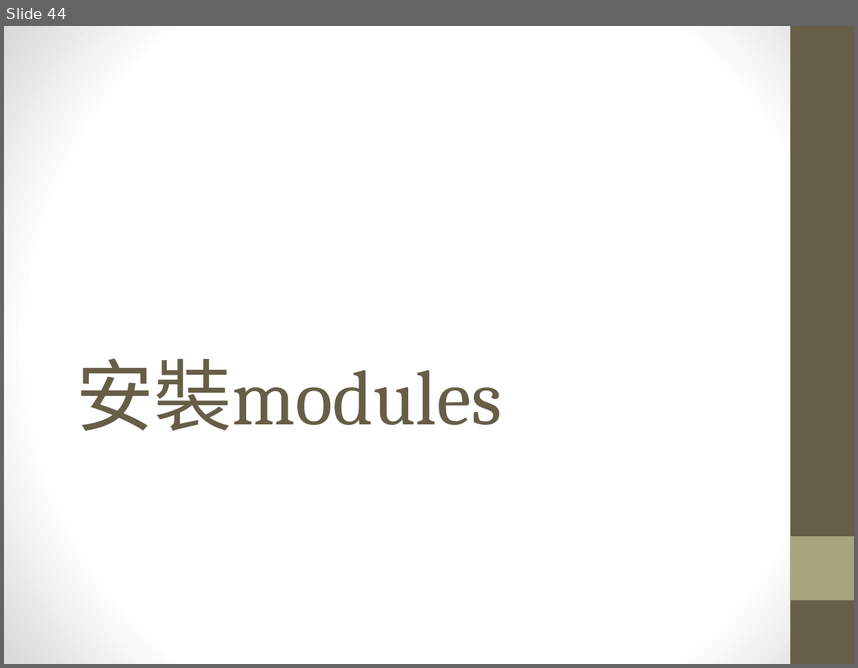
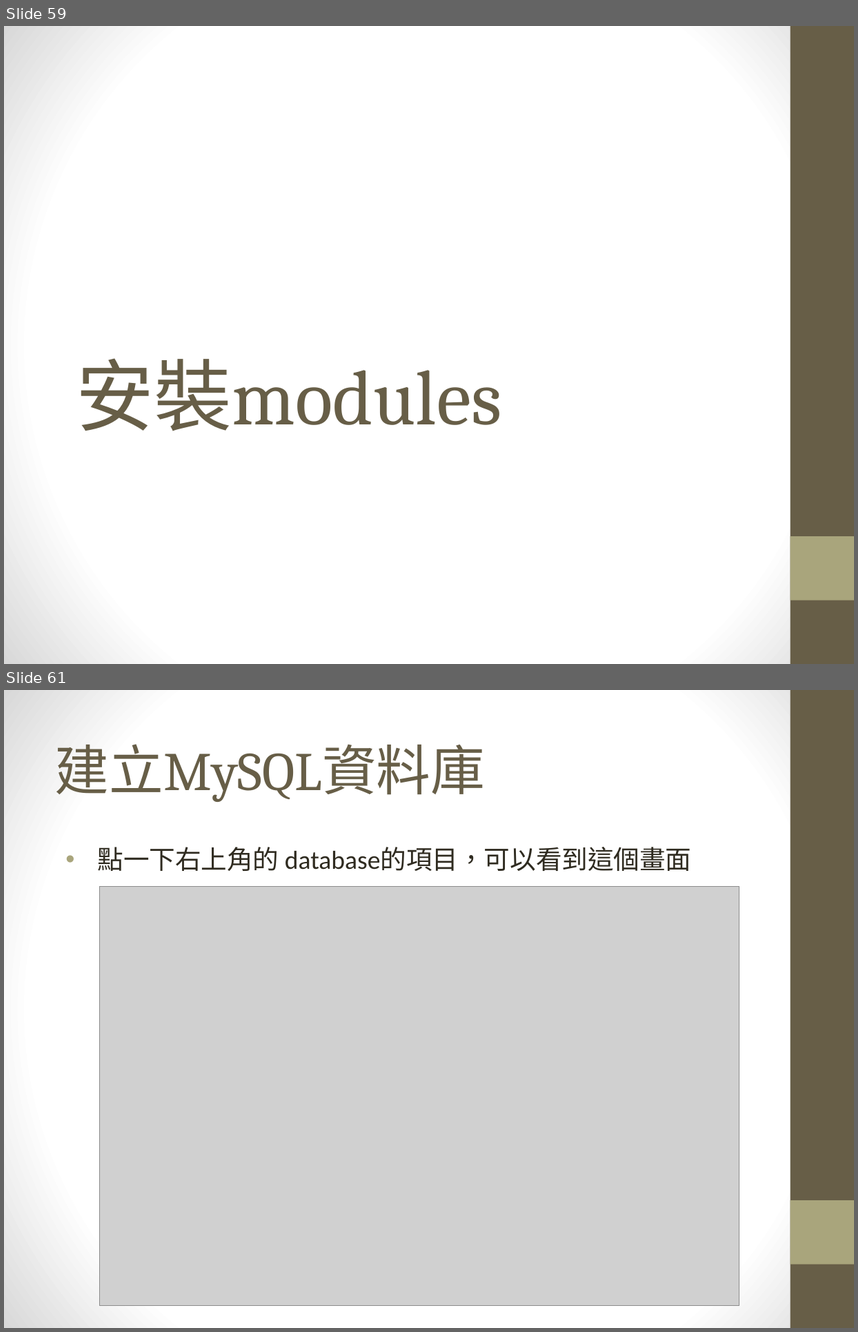
Before and after one commit to maloyang/KH20220820_Python_ML_DL, a slide deck: W05/W05_skl2web.pptx. Shown one above the other, each under a label of ours: slide 44 before the commit, slides 59 and 61 after it; the slides between them are not shown. The pictures are 858x668 and 858x1332 pixels, drawn with LibreOffice and Linux fonts; fonts in the diff are those of the drawing; grey boxes stand for pictures. Boxes give left, top, right and bottom in pixels: in the first picture for what was removed or moved away, otherwise in the second. Text is boxed around its words. In the diff, an @@ line names an element or a change of style, - is before the commit and + after.

```diff
--- a/W05/W05_skl2web.pptx
+++ b/W05/W05_skl2web.pptx
@@ slide 61 added at (4, 690, 854, 1328), background gradient #FFFFFF to #D8D8D8; not listed: 2 template elements that a slide beside it also shows @@
@@ title added at (55, 744, 485, 802), 46 pt, text #675E47 @@
+建立MySQL資料庫
@@ text added at (98, 847, 692, 871), 22 pt, text #2F2B20 @@
+• 點一下右上角的 database的項目，可以看到這個畫面
@@ picture added at (100, 887, 740, 1305) @@
@@ what was slide 44 is now slide 59 @@
```
Also in this commit, not shown: 1 slide changed, 20 other slides added, 12 other files.
